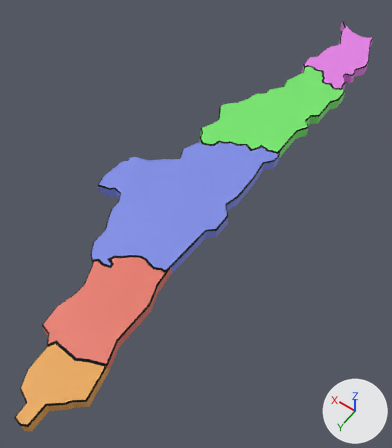
The FBX model Assets/_Proyecto/Modelos/mapa chile/zona  nort.fbx: old version first, new version second.
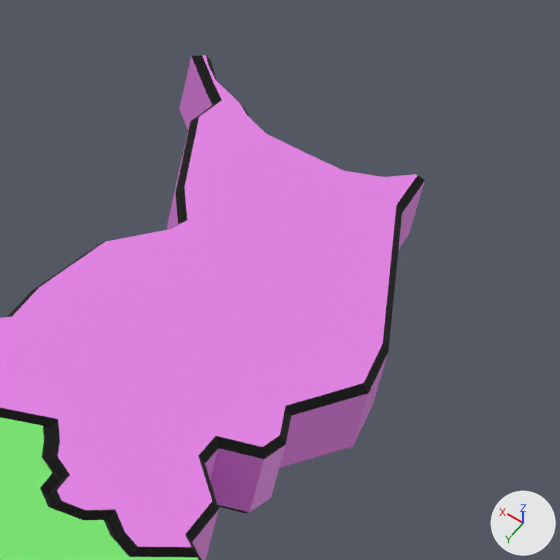
The first picture shows the older version from a 50 mm camera at (-0.619, 1.074, 1.259) aimed at (0.018, 0.181, -0.144). The close-ups show both versions on the part from 81% to 100% of the width and 3% to 20% of the height of that picture; other places that the commit changed are outside them. Arrows for +X, +Y and +Z are at lower right; the lights stay in place. Where no turn or scale is listed for an object, it has been applied to the vertices.

In view in the first close-up: 'III Atacama', 'IV Coquimbo'.
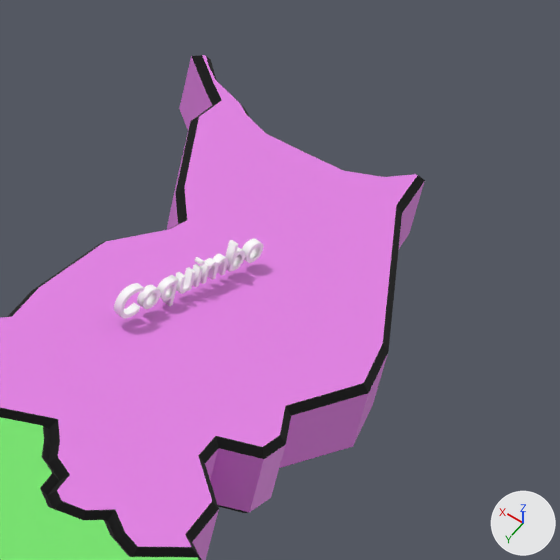
Changed parts and their boxes [x1, y1, x2, y2] in the close-ups (560 x 560 px):
'CoquimboText', added
    after: [114, 238, 264, 319]

What the commit changed:
Material 'White' (mat_white) is new.
Its base color is (1.0, 1.0, 1.0) (white #ffffff).
Its roughness is 1.0.
Mesh me_text_004 is new.
It has 1366 vertices, 2029 faces and spans x -0.0386..0.0019, y -0.0977..-0.0002, z -0.0056..0.0168.
It uses material mat_white (white #ffffff).
Object 'CoquimboText' (ob_coquimbotext) is new; it shows me_text_004.
Its location is (0.0003, -0.6877, 0.0048).
